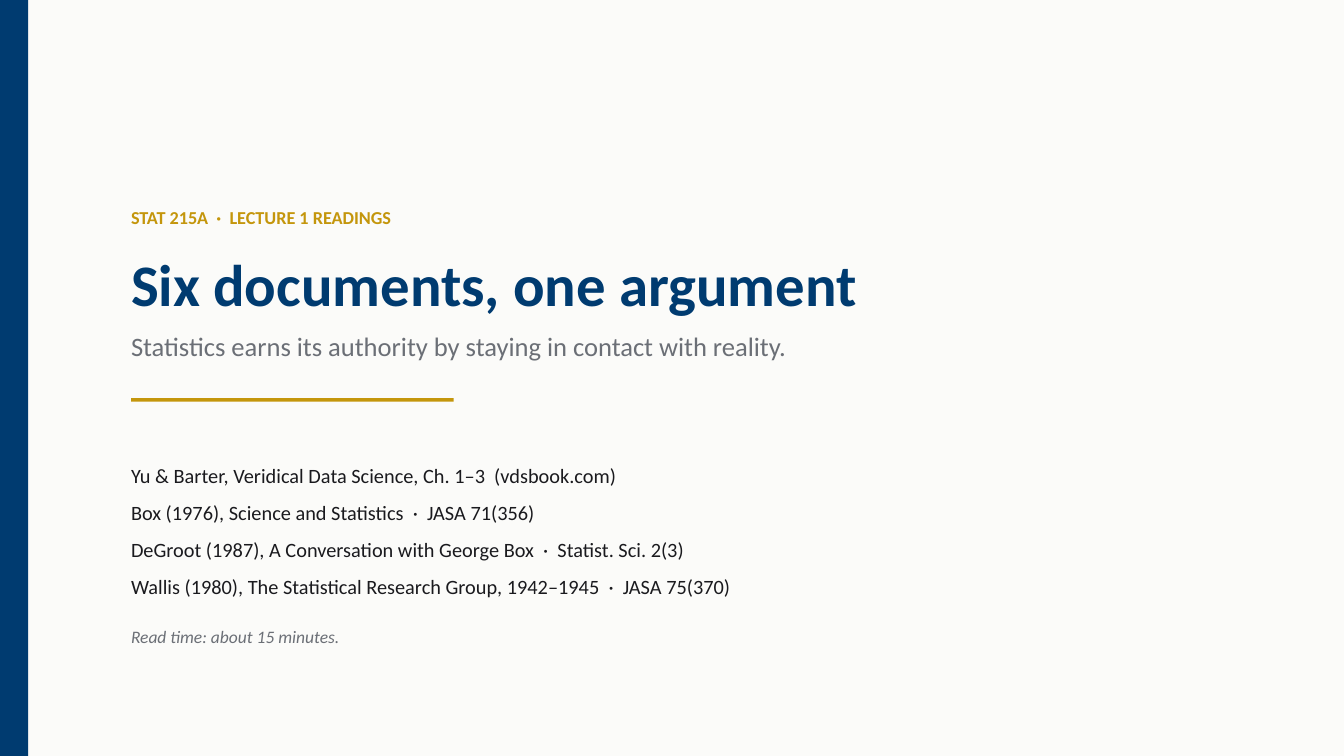
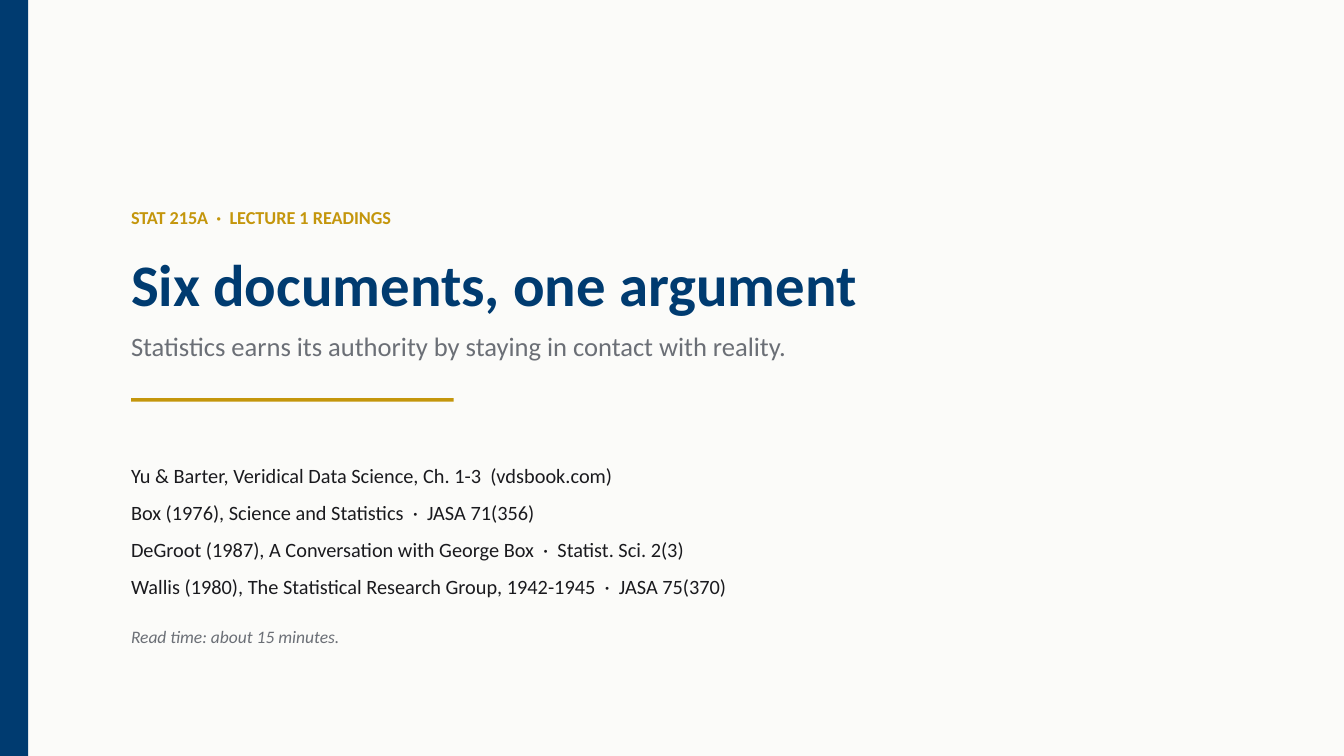
Before and after one commit to Ivar-Rydstrom/stat-215a-notes, a slide deck: slide 1 of readings/lecture1/lecture1.pptx. Drawn at 1344x756 pixels with LibreOffice and Linux fonts; fonts in the diff are those of the drawing. Boxes give left, top, right and bottom in pixels: in the first picture for what was removed or moved away, otherwise in the second. Text is boxed around its words. In the diff, an @@ line names an element or a change of style, - is before the commit and + after.

```diff
--- a/readings/lecture1/lecture1.pptx
+++ b/readings/lecture1/lecture1.pptx
@@ text at (131, 468, 612, 486): text changed @@
-Yu & Barter, Veridical Data Science, Ch. 1–3 (vdsbook.com)
+Yu & Barter, Veridical Data Science, Ch. 1-3 (vdsbook.com)
@@ text at (131, 579, 726, 598): text changed @@
-Wallis (1980), The Statistical Research Group, 1942–1945 · JASA 75(370)
+Wallis (1980), The Statistical Research Group, 1942-1945 · JASA 75(370)
```
Also in this commit, not shown: 13 other slides changed, 1 other file.
